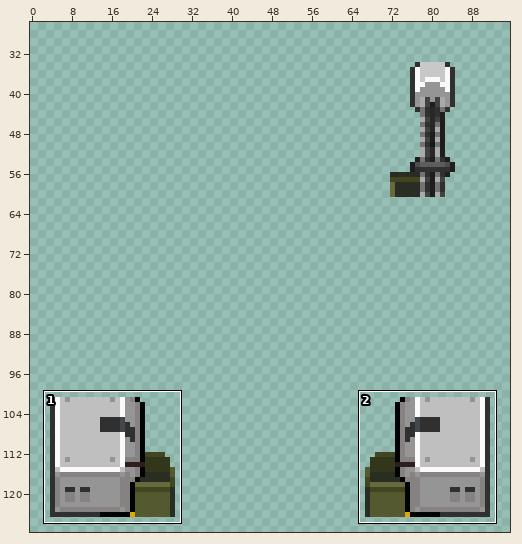
Edited in one commit: sprite sheet (Resources/Textures/_RMC14/Objects/dropship_attachments.rsi/30mm_cannon_loaded0.png). Above: a wide view before the commit, with the close-up outlined.
Close-up. As it was:
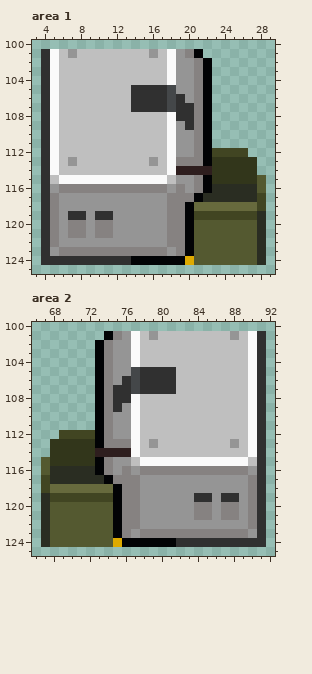
The file is 128x128 pixels. Colours within 5 levels of each other are drawn and written as one. Shown: area 1: x 3..29, y 100..125; area 2: x 66..92, y 100..125. The wide view leaves out empty margins. The commit also changed other parts of the picture, which this record leaves out.
After:
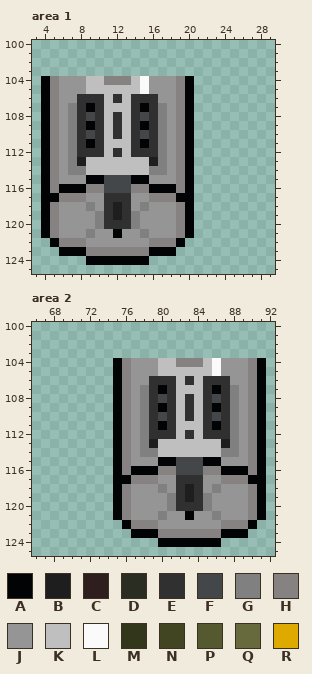
Palette (. is transparent): A #020305  B #1e1e1e  C #2e1e1e  D #2a2d22  E #303030  F #444749  G #808080  H #868281  J #959595  K #bfbfbf  L #fafafa  M #32361b  N #414522  P #545930  Q #676a3d  R #deaa00
Diff:
Changed rows in their new state; - is an unchanged pixel.
Area 1:
first column x 4:
101 ..................-------
102 ...................------
103 ...................------
104 AHJJJ--HHH-LJJJHA..------
105 AHJJJ-----KLJJJHA..------
106 AHJJEEE-E----JJHA..------
107 AHJGEAE----A-GJHA..------
108 AHJGEFE-E-EFEGJHA..------
109 AHJGEAE-E-EAEGJHA..------
110 AHJGEFE-E-EFEGJHA..------
111 AHJGEAE---EAEGJHA..------
112 AHJGEEE-E-EEEGJHA......--
113 AHJGB-------BGJ-A.......-
114 AHJGG-------GGJHA.......-
115 AHJJJAAFFFAAJJJHA........
116 AHAAA--FFF--AAA-A........
117 AAHHH--EEE--HH-AA........
118 A----G-EBE-G--J--........
119 A--JJ-G-BEG---J--........
120 A--JJ-GEEEG---J--........
121 A--JJGJJA--G--J--........
122 .AHHH-------HH-A.........
123 ..AAA-------AAA..........
124 .....AAAAA--.............
Area 2:
first column x 67:
101 -------..................
102 ------...................
103 ------...................
104 ------..AHJJJ--HHH-LJJJHA
105 ------..AHJJJKK----LJJJHA
106 ------..AHJJ----E-EEEJJHA
107 ------..AHJG-A----EAEGJHA
108 ------..AHJGEFE-E-EFEGJHA
109 ------..AHJGEAE-E-EAEGJHA
110 ------..AHJGEFE-E-EFEGJHA
111 ------..AHJGEAE---EAEGJHA
112 --......AHJGEEE-E-EEEGJHA
113 -.......A-JGB-------BGJHA
114 -.......AHJGG-------GGJHA
115 ........AHJJJAAFFFAAJJJHA
116 ........A-AAA--FFF--AAAHA
117 ........AA-HH--EEE--HHHAA
118 ........--J--G-EBE-G----A
119 ........--J---GEB-G-JJ--A
120 ........--J---GEEEG-JJ--A
121 ........--J--G--AJJGJJ--A
122 .........A-HH-------HHHA.
123 ..........AAA-------AAA..
124 .............--AAAAA.....
Where, in picture pixels (left, top, right, bottom), the same in both close-ups:
changed: (41, 49, 266, 265)
changed: (41, 331, 266, 547)
